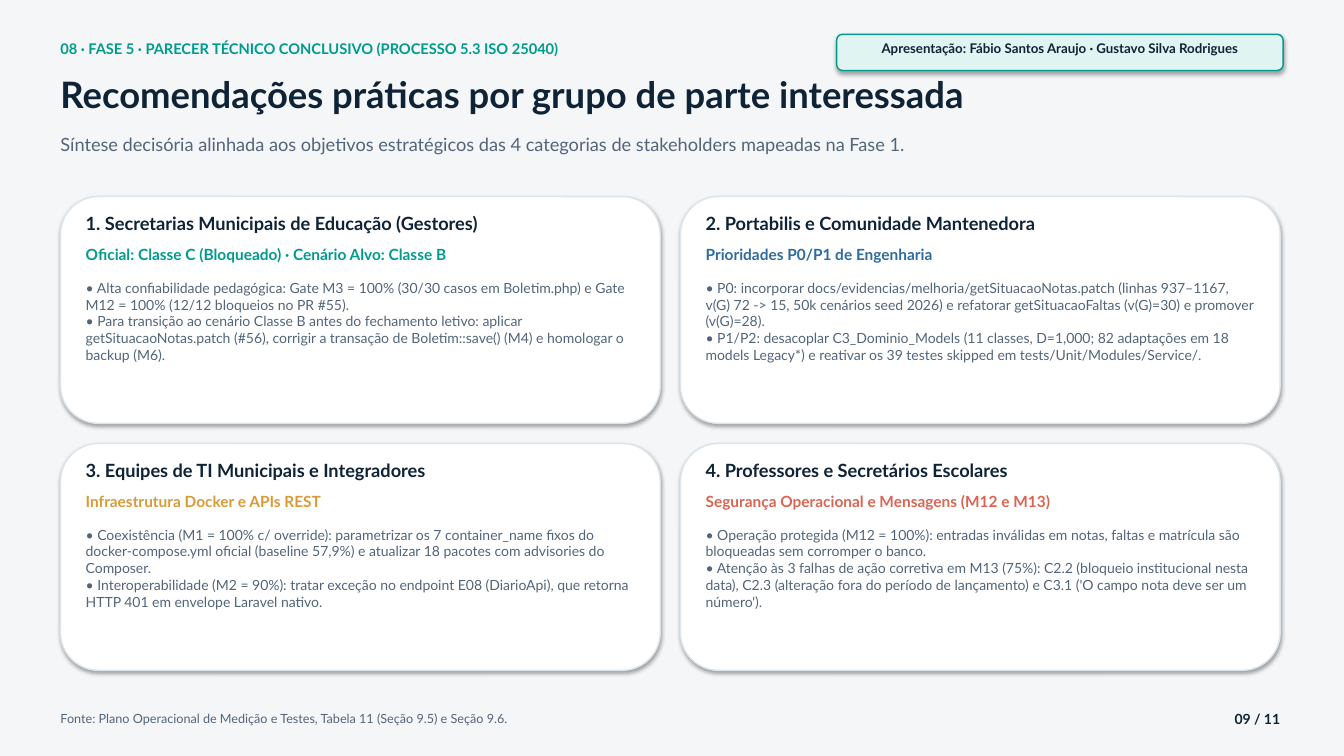
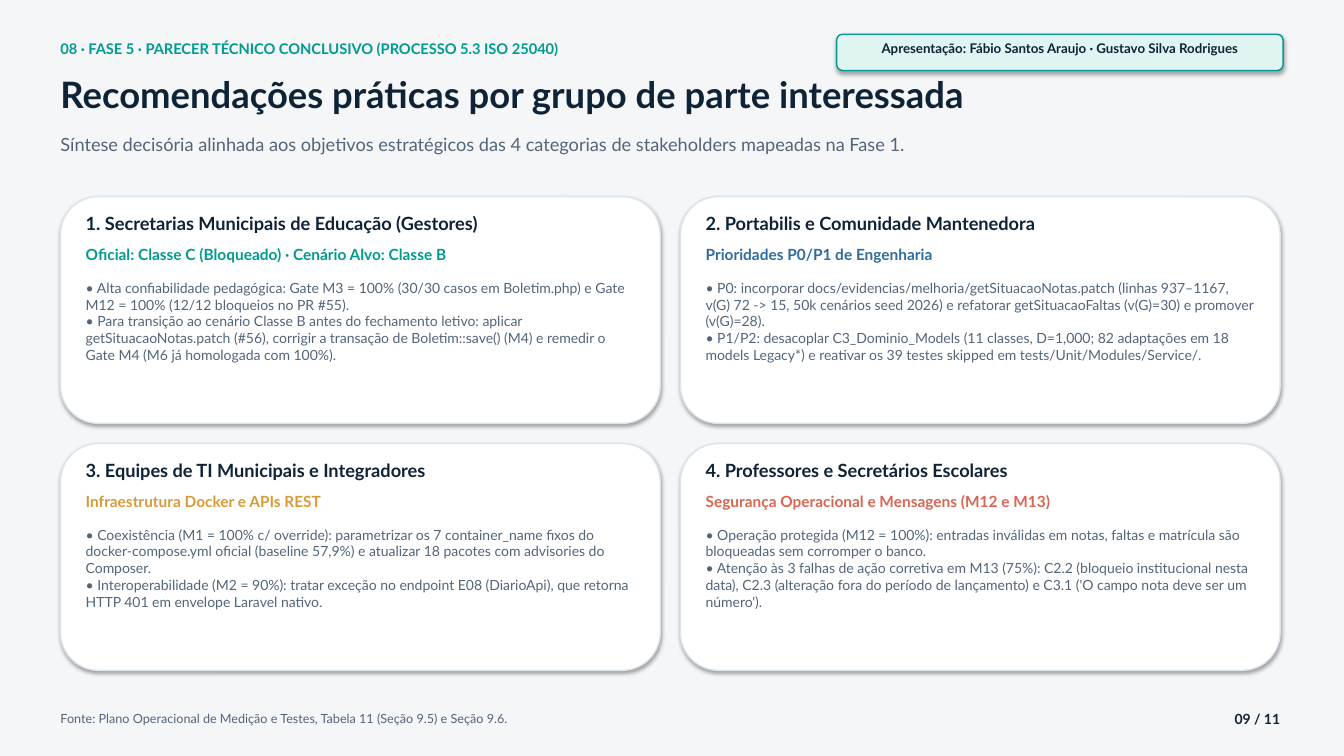
Before and after one commit to FCTE-Qualidade-de-Software-1/2026-2_T02_GRACE_HOPPER, a slide deck: slide 9 of docs/apresentacao_pc2.pptx. Drawn at 1344x756 pixels with LibreOffice and Linux fonts; fonts in the diff are those of the drawing. Boxes give left, top, right and bottom in pixels: in the first picture for what was removed or moved away, otherwise in the second. Text is boxed around its words. In the diff, an @@ line names an element or a change of style, - is before the commit and + after.

```diff
--- a/docs/apresentacao_pc2.pptx
+++ b/docs/apresentacao_pc2.pptx
@@ text at (x1=86, y1=282, x2=624, y2=363): text changed @@
-• Alta confiabilidade pedagógica: Gate M3 = 100% (30/30 casos em Boletim.php) e Gate M12 = 100% (12/12 bloqueios no PR #55).
-• Para transição ao cenário Classe B antes do fechamento letivo: aplicar getSituacaoNotas.patch (#56), corrigir a transação de Boletim::save() (M4) e homologar o backup (M6).
+• Alta confiabilidade pedagógica: Gate M3 = 100% (30/30 casos em Boletim.php) e Gate M12 = 100% (12/12 bloqueios no PR #55).
+• Para transição ao cenário Classe B antes do fechamento letivo: aplicar getSituacaoNotas.patch (#56), corrigir a transação de Boletim::save() (M4) e remedir o Gate M4 (M6 já homologada com 100%).
```
Also in this commit, not shown: 7 other slides changed, 12 other files.
